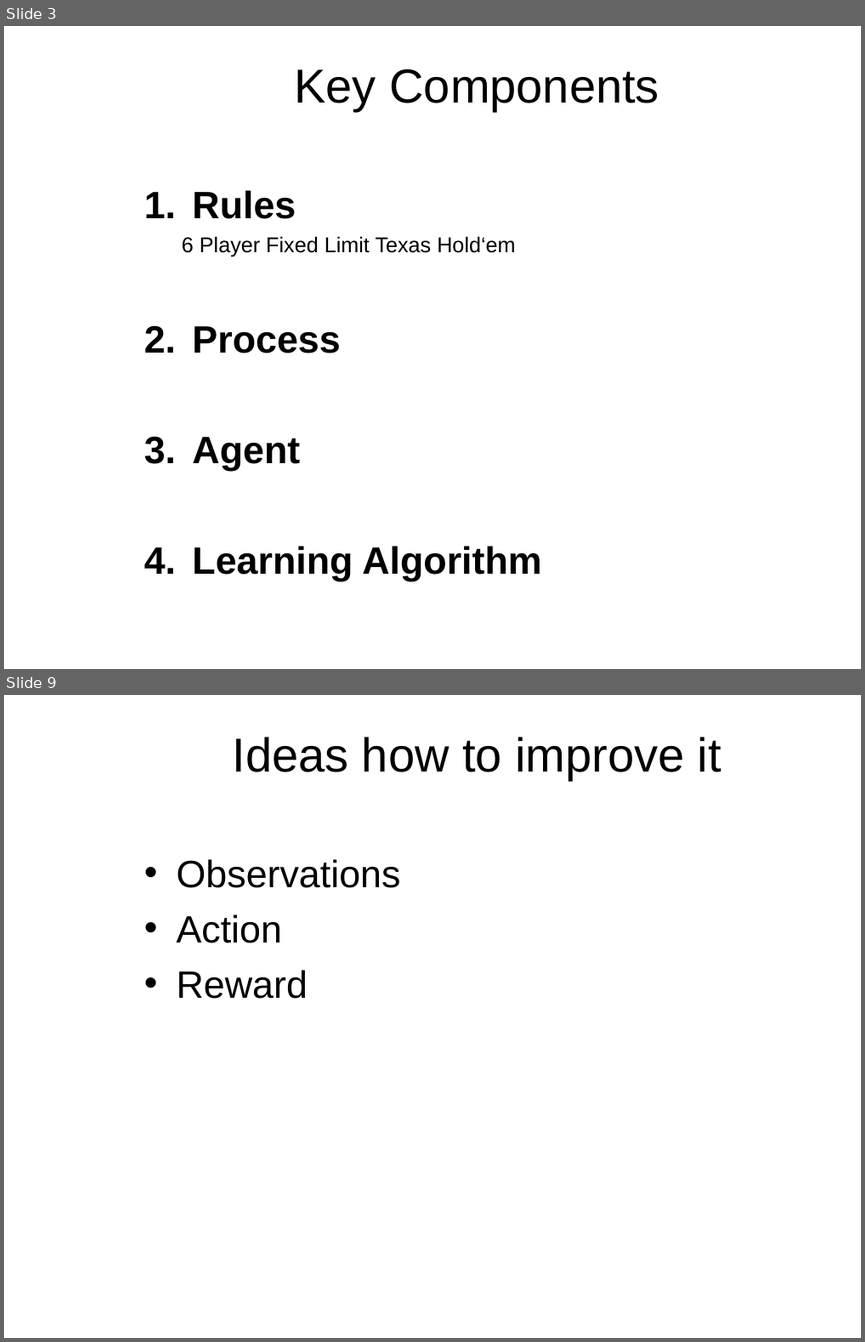
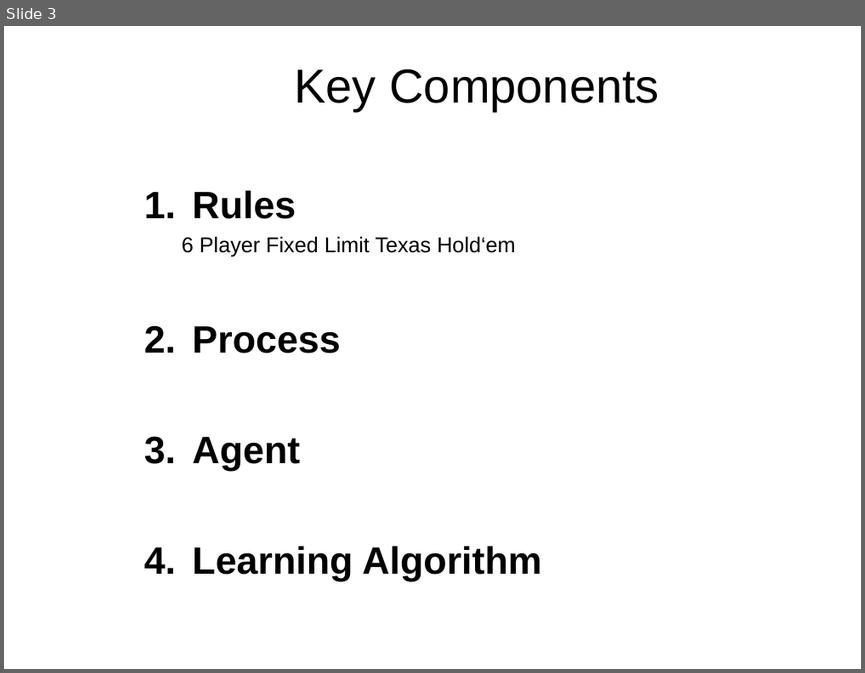
Before and after one commit to stefanfroth/poker, a slide deck: final.ppt. Shown one above the other, each under a label of ours: slides 3 and 9 before the commit, slide 3 after it; the slides between them are not shown. The pictures are 865x1342 and 865x673 pixels, drawn with LibreOffice and Linux fonts; fonts in the diff are those of the drawing; background and template pictures are left out. Boxes give left, top, right and bottom in pixels: in the first picture for what was removed or moved away, otherwise in the second. Text is boxed around its words. In the diff, an @@ line names an element or a change of style, - is before the commit and + after.

```diff
--- a/final.ppt
+++ b/final.ppt
@@ slide 9 removed at <box>4,695,861,1338</box>, background picture (left out) @@
@@ title removed at <box>233,737,721,780</box> @@
-Ideas how to improve it
@@ text removed at <box>177,859,401,998</box> @@
-• Observations
-• Action
-• Reward
```
Also in this commit, not shown: 3 slides changed, 5 slides added, 3 other slides removed, 26 other files.
